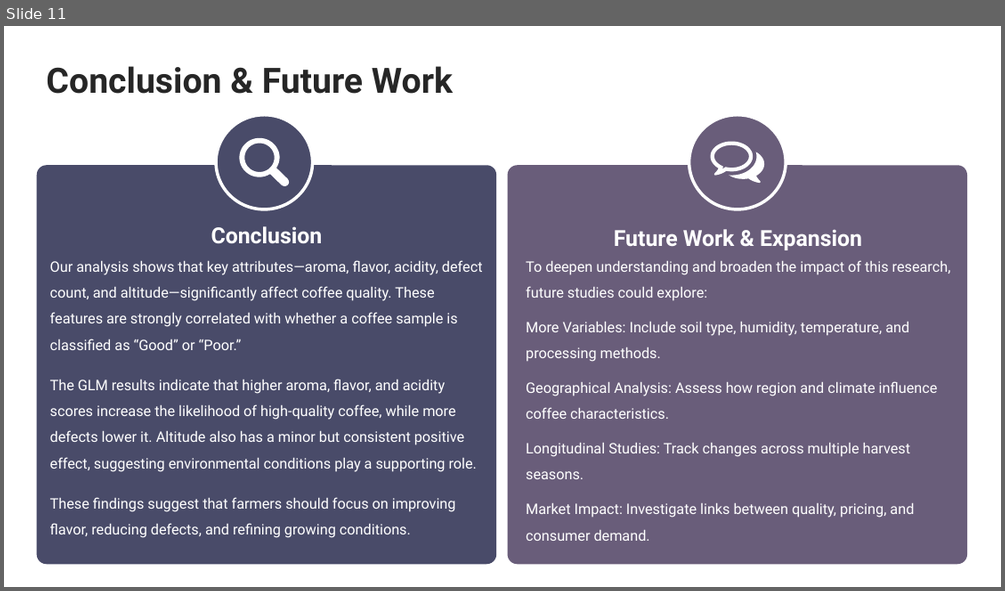
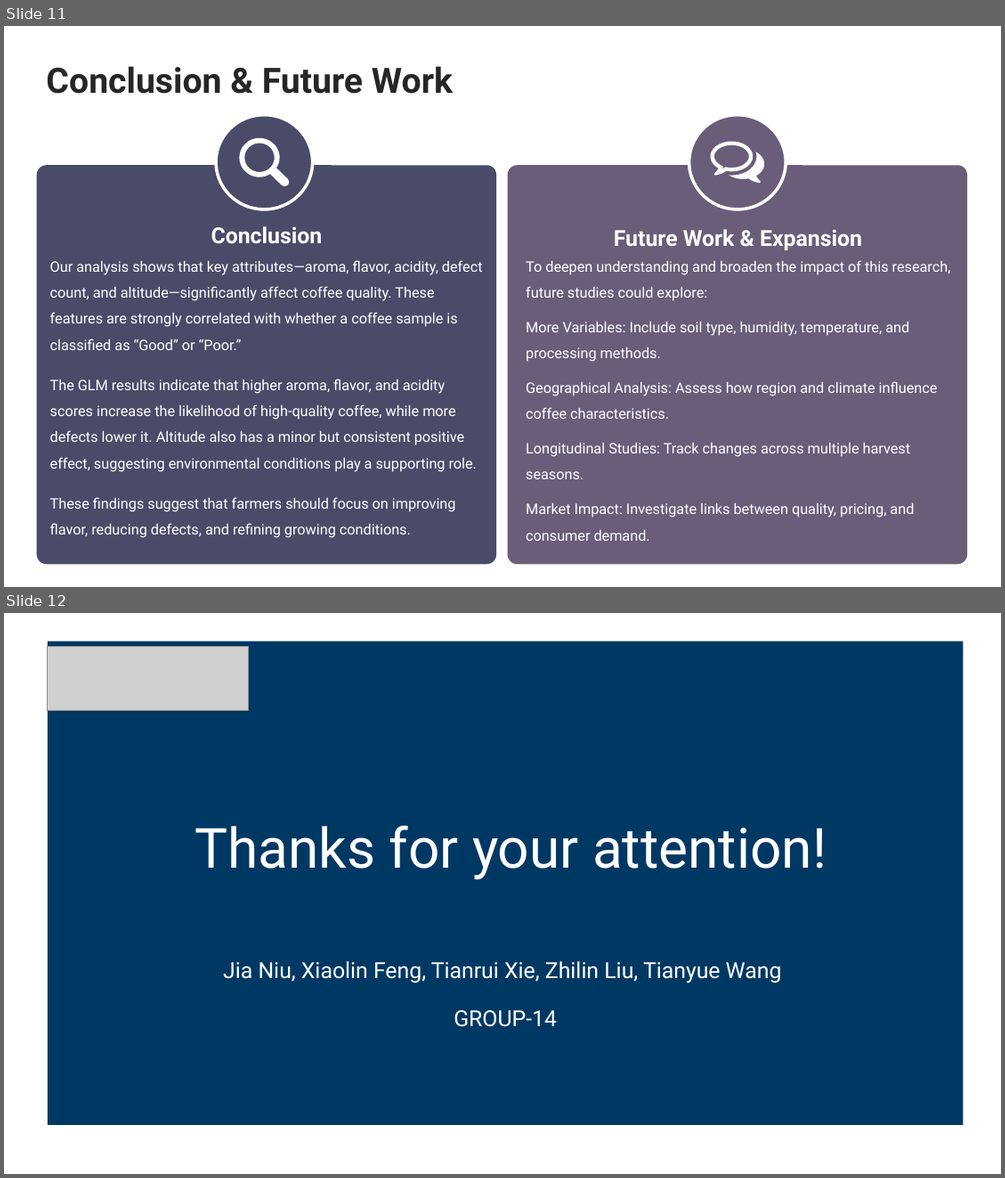
Before and after one commit to Yuki-327-gif/DAS_Group_14, a slide deck: group14.pptx. Shown one above the other, each under a label of ours: slide 11 before the commit, slides 11 and 12 after it. The pictures are 1005x591 and 1005x1178 pixels, drawn with LibreOffice and Linux fonts; fonts in the diff are those of the drawing; grey boxes stand for pictures. Boxes give left, top, right and bottom in pixels: in the first picture for what was removed or moved away, otherwise in the second. Text is boxed around its words. In the diff, an @@ line names an element or a change of style, - is before the commit and + after.

```diff
--- a/group14.pptx
+++ b/group14.pptx
@@ slide 12 added at [4,613,1001,1174], background #FFFFFF @@
@@ rectangle added at [48,641,963,1125], fill #003864 @@
@@ picture added at [48,646,250,711] @@
@@ text added at [194,825,826,880], 40 pt, text #FFFFFF @@
+Thanks for your attention!
@@ text added at [223,961,782,1027], 16 pt, text #FFFFFF @@
+Jia Niu, Xiaolin Feng, Tianrui Xie, Zhilin Liu, Tianyue Wang
+GROUP-14
```
Also in this commit, not shown: 1 slide changed.
